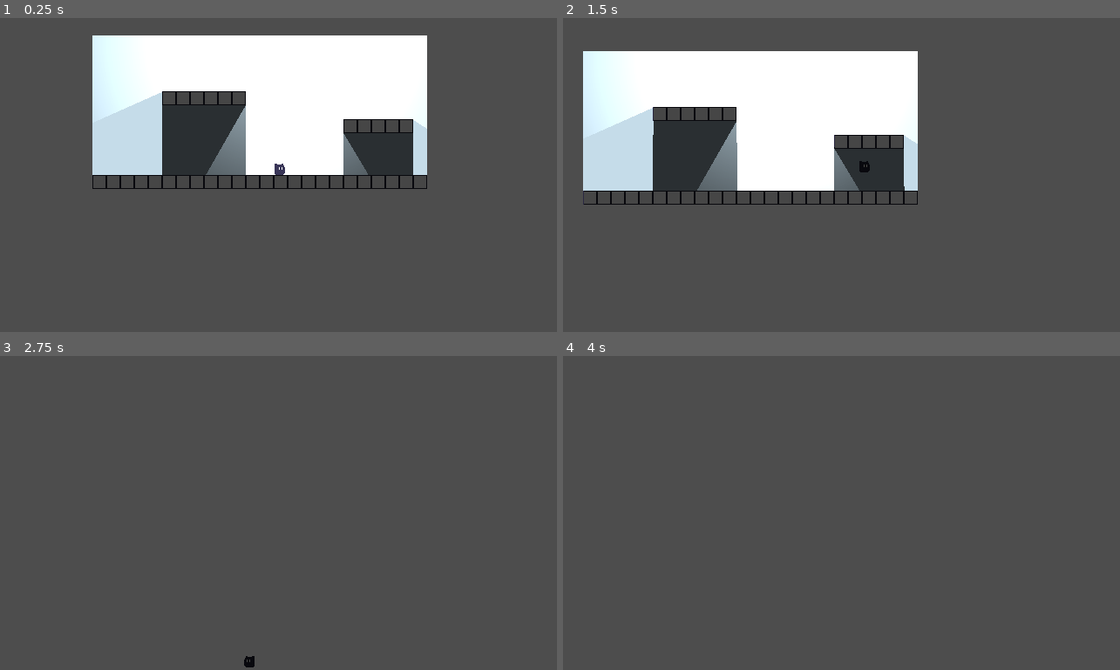
Above: before the commit, frames 1-4 (two rows, left to right).
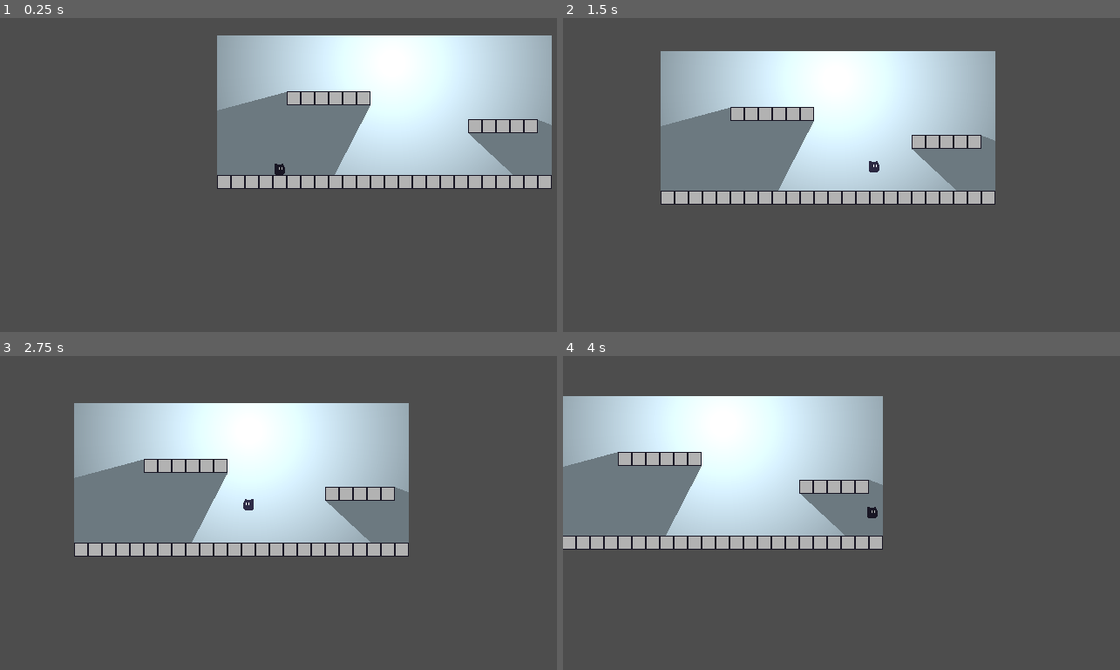
Above: after the commit, the same moments.

Repository: AtomicAntt/ShadowPlatformerGame
Game: Godot game, scene res://MainScene/main.tscn
The game is run twice, just before and just after one commit, with the same random seed, the same clock (stepped at 60 frames per second) and the same inputs.
Inputs:
- Up to frame 1 (0.25 s): no input
- Up to frame 2 (1.5 s): hold E (interact, bound only after the commit) 0.53-1.28 s; hold D (right) from 0.53 s (still down); tap Space (up) at 0.77, 0.8, 1.07, 1.35 s
- Up to frame 3 (2.75 s): tap Space (up) at 1.52, 1.82, 2.3 s; tap E (interact, bound only after the commit) at 1.55 s; release D (right) at 2.03 s; hold A (left) from 2.03 s (still down); hold E (interact, bound only after the commit) from 2.03 s (still down)
- Up to frame 4 (4 s): release A (left) at 2.78 s; release E (interact, bound only after the commit) at 2.78 s; hold D (right) from 2.78 s (still down); tap E (interact, bound only after the commit) at 2.85 s; tap Space (up) at 3.02, 3.32 s; hold Space (up) from 3.53 s (still down)

The runs differ from the first frame. In frame 1, 35% of the frame differs, in the area x 16-100%, y 5-55%; in frame 2, 31%; in frame 3, 29%; in frame 4, 28%.

Commit message:
Add light switches

Diff:
--- /dev/null
+++ b/GameObjects/Light.gd
@@ -0,0 +1,16 @@
+extends Node2D
+
+var interactable = false
+
+func _input(event):
+	if event.is_action_pressed("interact") and interactable:
+		$PointLight2D.enabled = !$PointLight2D.enabled
+
+
+func _on_light_switch_area_entered(area):
+	if area.is_in_group("PlayerHitbox"):
+		interactable = true
+
+func _on_light_switch_area_exited(area):
+	if area.is_in_group("PlayerHitbox"):
+		interactable = false
--- a/GameObjects/Player.tscn
+++ b/GameObjects/Player.tscn
@@ -17,6 +17,9 @@
 "speed": 5.0
 }]
 
+[sub_resource type="RectangleShape2D" id="RectangleShape2D_co0ax"]
+size = Vector2(12, 13)
+
 [node name="Player" type="CharacterBody2D"]
 script = ExtResource("1_dmfpa")
 
@@ -31,3 +34,9 @@
 position = Vector2(0, -8)
 sprite_frames = SubResource("SpriteFrames_in8ix")
 animation = &"Idle"
+
+[node name="PlayerHitbox" type="Area2D" parent="." groups=["PlayerHitbox"]]
+
+[node name="CollisionShape2D" type="CollisionShape2D" parent="PlayerHitbox"]
+position = Vector2(1, -6.5)
+shape = SubResource("RectangleShape2D_co0ax")
--- /dev/null
+++ b/GameObjects/light.tscn
@@ -0,0 +1,23 @@
+[gd_scene load_steps=4 format=3 uid="uid://uuy3ruaxplwy"]
+
+[ext_resource type="Script" path="res://GameObjects/Light.gd" id="1_3f7l6"]
+[ext_resource type="Texture2D" uid="uid://csllib2c1x0wg" path="res://GameAssets/Lighting/light.png" id="2_2cwsh"]
+
+[sub_resource type="RectangleShape2D" id="RectangleShape2D_ltwyl"]
+
+[node name="Light" type="Node2D"]
+script = ExtResource("1_3f7l6")
+
+[node name="PointLight2D" type="PointLight2D" parent="."]
+position = Vector2(25, -112)
+shadow_enabled = true
+texture = ExtResource("2_2cwsh")
+
+[node name="LightSwitch" type="Area2D" parent="."]
+position = Vector2(-63, -10)
+
+[node name="CollisionShape2D" type="CollisionShape2D" parent="LightSwitch"]
+shape = SubResource("RectangleShape2D_ltwyl")
+
+[connection signal="area_entered" from="LightSwitch" to="." method="_on_light_switch_area_entered"]
+[connection signal="area_exited" from="LightSwitch" to="." method="_on_light_switch_area_exited"]
--- a/Levels/Level0.tscn
+++ b/Levels/Level0.tscn
@@ -3,7 +3,7 @@
 [ext_resource type="Texture2D" uid="uid://chyam4pwu36mo" path="res://GameAssets/TileMap/PrototypeTile.png" id="1_moqy2"]
 [ext_resource type="Texture2D" uid="uid://ciuduf3u7bsko" path="res://GameAssets/TileMap/Prototype Background.png" id="2_qha1v"]
 [ext_resource type="PackedScene" uid="uid://cjm5w7wcwx88n" path="res://GameObjects/Player.tscn" id="2_qtb4c"]
-[ext_resource type="Texture2D" uid="uid://csllib2c1x0wg" path="res://GameAssets/Lighting/light.png" id="4_6c87i"]
+[ext_resource type="PackedScene" uid="uid://uuy3ruaxplwy" path="res://GameObjects/light.tscn" id="4_247hf"]
 
 [sub_resource type="OccluderPolygon2D" id="OccluderPolygon2D_7g436"]
 polygon = PackedVector2Array(-8, -8, 8, -8, 8, 8, -8, 8)
@@ -39,16 +39,13 @@
 layer_1/tile_data = PackedInt32Array(65537, 0, 0, 65538, 0, 0, 65539, 0, 0, 65540, 0, 0, 65541, 0, 0, 65542, 0, 0, 6554 …(405 unchanged characters)…
 
 [node name="Player" parent="." instance=ExtResource("2_qtb4c")]
-position = Vector2(38, 15)
+position = Vector2(-105, 15)
 
 [node name="DirectionalLight2D" type="DirectionalLight2D" parent="."]
-position = Vector2(49, -114)
-shadow_enabled = true
+position = Vector2(22, -149)
+energy = 0.7
 
 [node name="CanvasModulate" type="CanvasModulate" parent="."]
-color = Color(0.273873, 0.273873, 0.273873, 1)
+color = Color(0, 0, 0, 1)
 
-[node name="PointLight2D" type="PointLight2D" parent="."]
-position = Vector2(45, -142)
-shadow_enabled = true
-texture = ExtResource("4_6c87i")
+[node name="Light" parent="." instance=ExtResource("4_247hf")]
--- a/project.godot
+++ b/project.godot
@@ -42,6 +42,11 @@
 , Object(InputEventKey,"resource_local_to_scene":false,"resource_name":"","device":-1,"window_id":0,"alt_pressed":false,"shift_pressed":false,"ctrl_pressed":false,"meta_pressed":false,"pressed":false,"keycode":0,"physical_keycode":4194320,"key_label":0,"unicode":0,"echo":false,"script":null)
 ]
 }
+interact={
+"deadzone": 0.5,
+"events": [Object(InputEventKey,"resource_local_to_scene":false,"resource_name":"","device":-1,"window_id":0,"alt_pressed":false,"shift_pressed":false,"ctrl_pressed":false,"meta_pressed":false,"pressed":false,"keycode":0,"physical_keycode":69,"key_label":0,"unicode":101,"echo":false,"script":null)
+, null]
+}
 
 [rendering]
 
Not shown: 1 places in GameObjects/Player.tscn that only renumber resources
